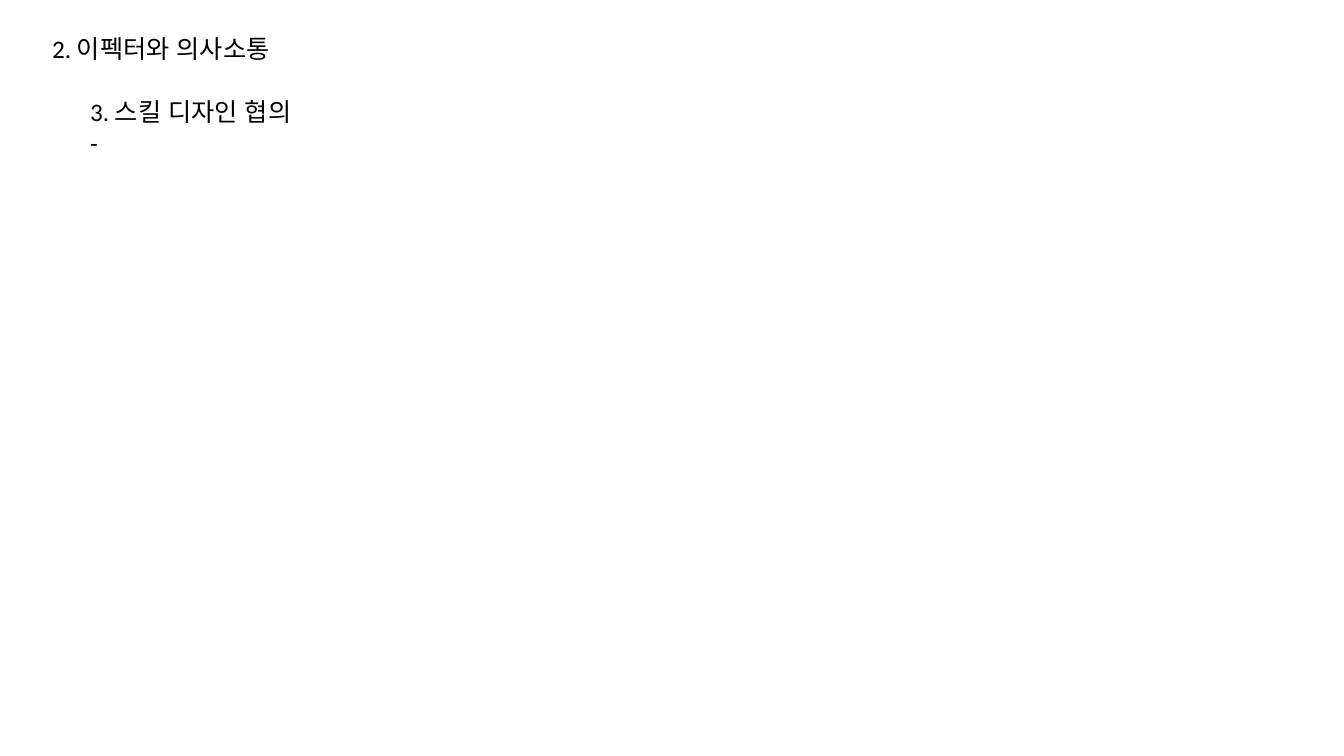
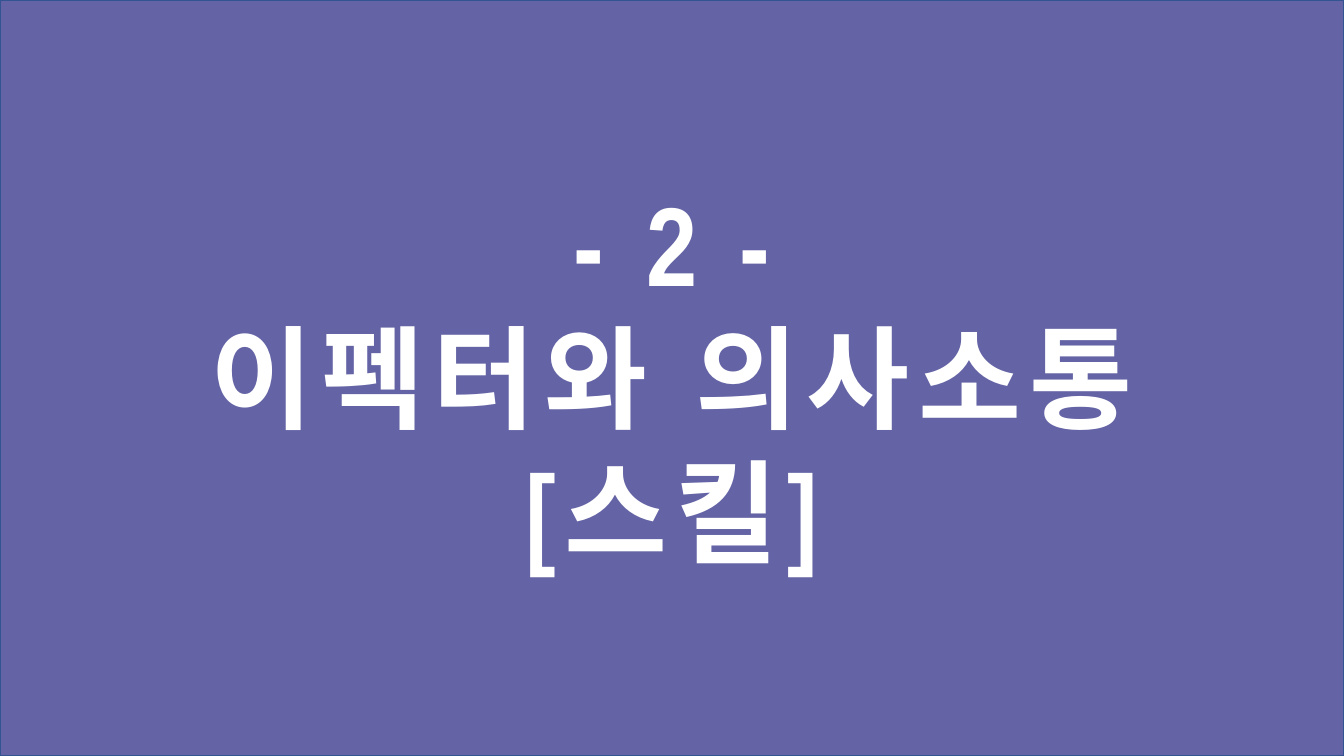
Before and after one commit to jungjinyeong/JinYeong_GitHub, a slide deck: slide 4 of 3. Effect_관련 파일/스터디 관련 폴더/2022.01.03_발표 자료/2022.12.03_발표.pptx (slide 10 before the commit). Drawn at 1344x756 pixels with LibreOffice and Linux fonts; fonts in the diff are those of the drawing. Boxes give left, top, right and bottom in pixels: in the first picture for what was removed or moved away, otherwise in the second. Text is boxed around its words. In the diff, an @@ line names an element or a change of style, - is before the commit and + after.

```diff
--- a/3. Effect_관련 파일/스터디 관련 폴더/2022.01.03_발표 자료/2022.12.03_발표.pptx
+++ b/3. Effect_관련 파일/스터디 관련 폴더/2022.01.03_발표 자료/2022.12.03_발표.pptx
@@ rectangle added at box(0, 0, 1344, 756), fill #6363A5, outline #325491 1 pt @@
@@ text removed at box(90, 100, 291, 123) @@
-3. 스킬 디자인 협의
--
@@ text at box(210, 208, 1132, 575): text changed; size 18 to 80 pt; font Calibri to Arial Narrow; text colour #000000 to #FFFFFF; bold on @@
-2. 이펙터와 의사소통
+- 2 -
+이펙터와 의사소통
+[스킬]
```
Also in this commit, not shown: 4 other slides changed, 9 slides added, 5 slides removed, 9 other files.
